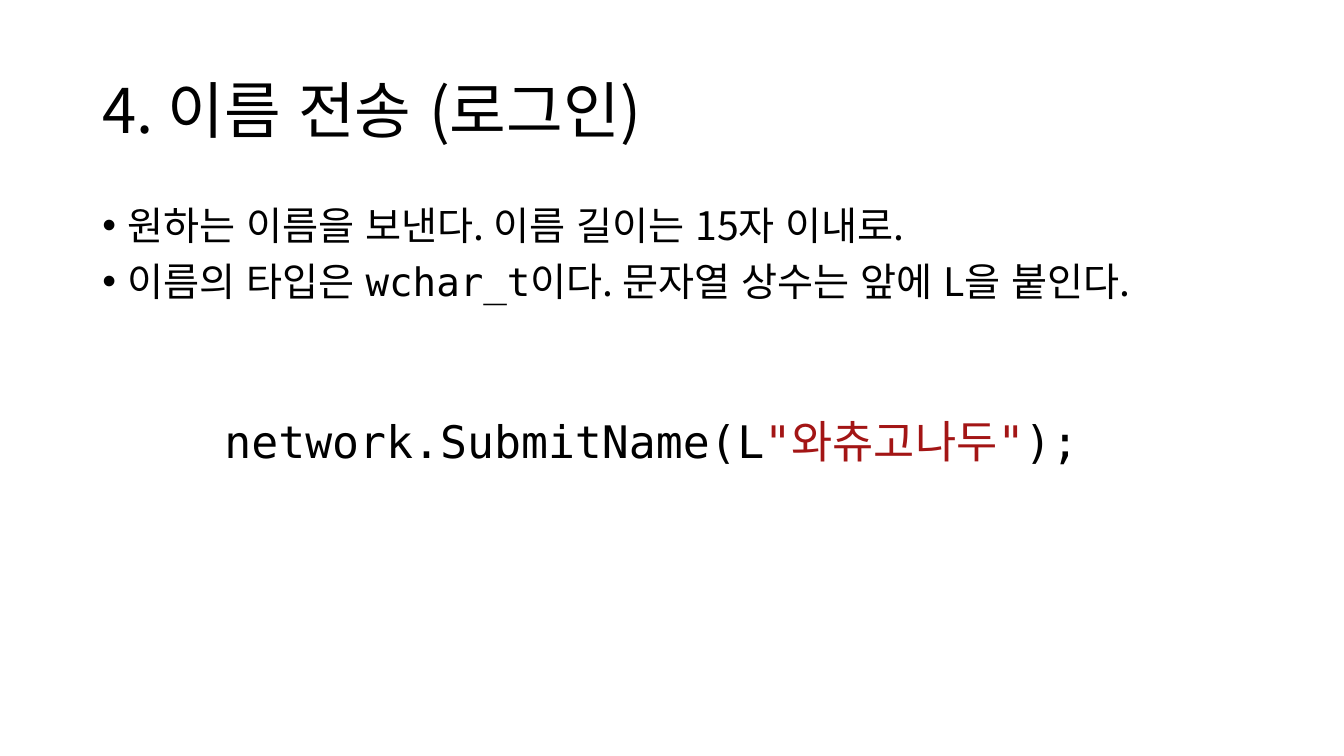
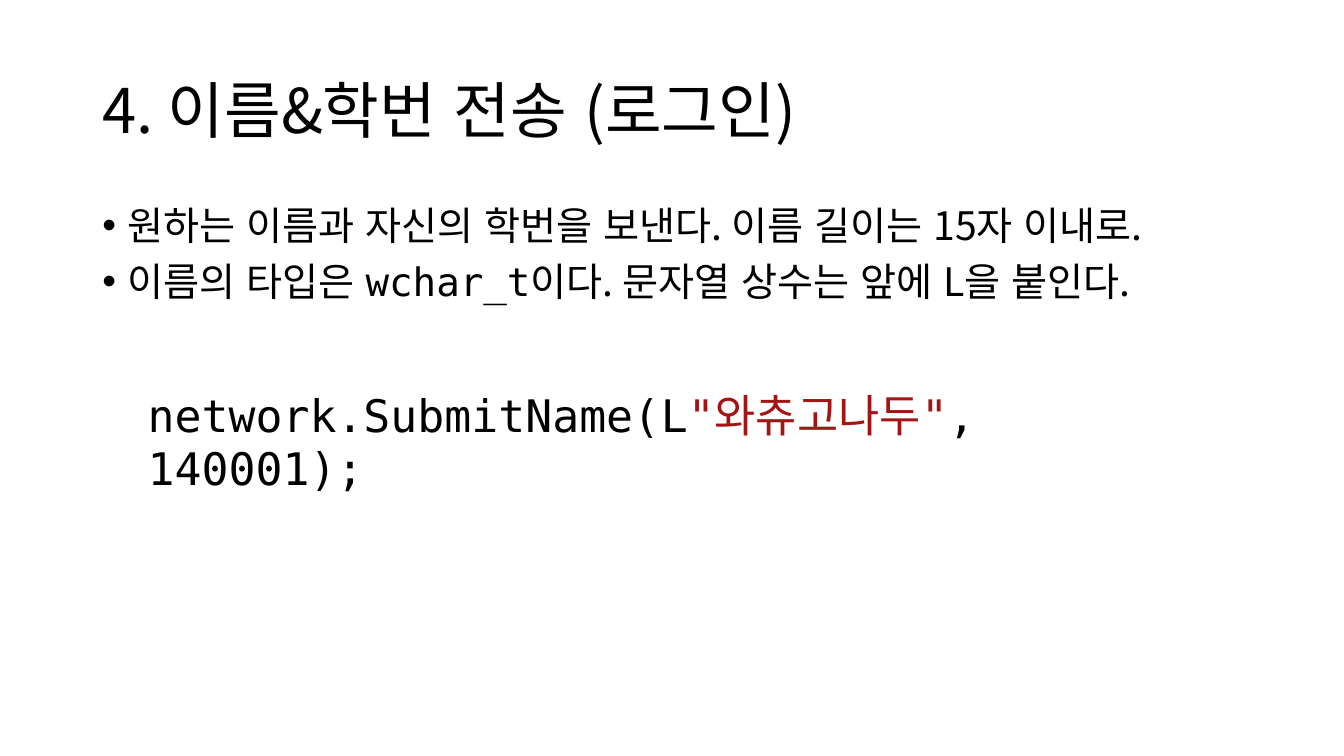
Before and after one commit to namse/BGNL, a slide deck: slide 10 of BGNL사용법설명.pptx. Drawn at 1344x756 pixels with LibreOffice and Linux fonts; fonts in the diff are those of the drawing. Boxes give left, top, right and bottom in pixels: in the first picture for what was removed or moved away, otherwise in the second. Text is boxed around its words. In the diff, an @@ line names an element or a change of style, - is before the commit and + after.

```diff
--- a/BGNL사용법설명.pptx
+++ b/BGNL사용법설명.pptx
@@ title at (102, 81, 796, 145): text changed @@
-4. 이름 전송 (로그인)
+4. 이름&학번 전송 (로그인)
@@ text at (128, 207, 1143, 243): text changed @@
-• 원하는 이름을 보낸다. 이름 길이는 15자 이내로.
+• 원하는 이름과 자신의 학번을 보낸다. 이름 길이는 15자 이내로.
@@ text at (148, 396, 975, 492): text changed @@
-network.SubmitName(L"와츄고나두");
+network.SubmitName(L"와츄고나두", 140001);
```
Also in this commit, not shown: 2 other slides changed, 4 other files.
